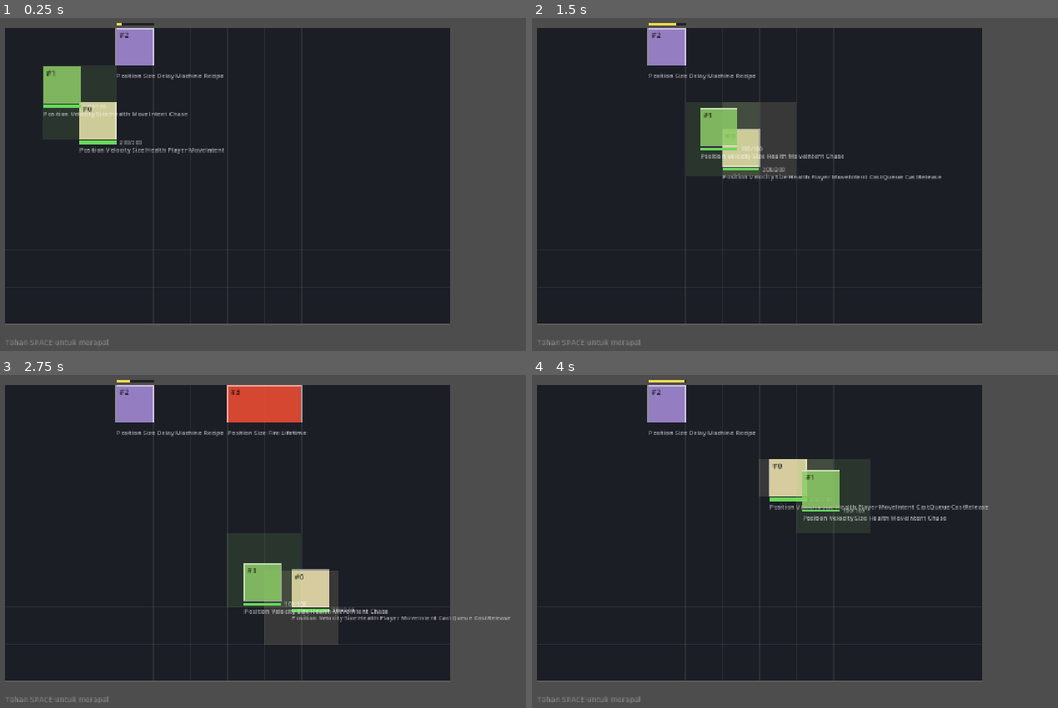
Above: before the commit, frames 1-4 (two rows, left to right).
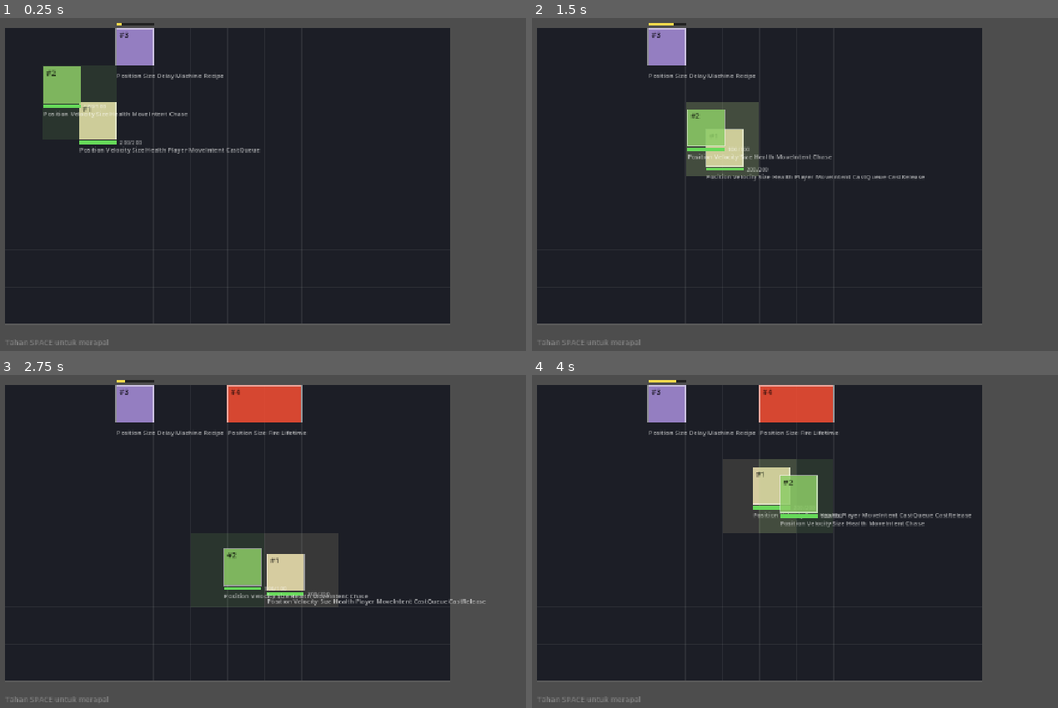
Above: after the commit, the same moments.

Repository: Ahingg/amalgaform
Game: Godot game, scene res://view/main.tscn
Two runs of this game, one before a commit and one after it. Both use one fixed random seed, a clock stepped at 60 frames per second and the inputs below.
Inputs (mouse positions are in pixels of both pictures, inside the frame that each line leads up to):
- Up to frame 1 (0.25 s): no input
- Up to frame 2 (1.5 s): tap Enter at 0.5 s; move the mouse to (989, 167) at 0.52 s; hold D 0.53-1.28 s; tap J at 0.6 s; click (989, 167) at 0.67 s; tap Space at 0.77, 1.07 s; tap K at 0.8, 1.35 s; move the mouse to (710, 207) at 1.27 s; hold S from 1.28 s (still down)
- Up to frame 3 (2.75 s): tap Space at 1.52, 1.82, 2.3 s; tap L at 1.55, 2.1 s; move the mouse to (378, 461) at 2.02 s; release S at 2.03 s; hold D from 2.03 s (still down)
- Up to frame 4 (4 s): move the mouse to (810, 621) at 2.77 s; release D at 2.78 s; hold W 2.78-3.53 s; tap Space at 2.85, 3.02, 3.32, 3.77 s; click (810, 621) at 2.92 s; tap J at 3.05, 3.6 s; move the mouse to (1042, 601) at 3.52 s; hold A from 3.53 s (still down); tap K at 3.8 s

The runs differ from the first frame. In frame 1, less than 0.1% of the frame differs, in the area x 9-50%, y 4-41%; in frame 2, 3.7%; in frame 3, 5.5%; in frame 4, 6.7%, in the area x 23-87%, y 1-48%.

Commit message:
Satu sumber untuk konstanta, dan CastRelease membawa rune-nya sendiri
sim/tuning.gd — semua angka yang mengubah rasa main: SLOW_MIN/SLOW_TAU,
CAST_BASE/CAST_PER_RUNE, kecepatan player & musuh, durasi Wet dan i-frame.
Tinggal di sim/ karena mereka aturan, bukan tampilan. view/ ikut membacanya
supaya pratinjau waktu rapal tidak pernah berbohong soal biaya sebenarnya.

view/view_config.gd — nama komponen, palet, urutan badge, peta tombol rune.
Nama komponen tetap string mentah (bukan Comp.XXX) supaya view tidak pernah
jadi penyebab sim gagal di-parse.

CastRelease sekarang membawa {"runes": [...]} sendiri. Konsekuensinya musuh
bisa merapal cukup dengan menempelkan komponen itu — tanpa punya antrian, dan
tanpa satu pun percabangan player/musuh di CastSystem. Prinsip umumnya:
komponen kejadian sebaiknya membawa semua yang dibutuhkan untuk diproses.

_cancel mengosongkan antrian, bukan mencabutnya. Mencabut akan menghapus
satu-satunya entity yang bisa mengembalikan time_scale ke 1.0, dan dunia akan
tetap melambat selamanya.

Diverifikasi lolos parse lewat Godot headless.

Co-Authored-By: Claude Opus 5 <noreply@anthropic.com>
Claude-Session: https://claude.ai/code/session_01Qk43F2z5yDt92vTyEtoTz3

Diff:
--- a/challenge-6/sim/comp.gd
+++ b/challenge-6/sim/comp.gd
@@ -25,3 +25,8 @@
 const MOVE_INTENT := "MoveIntent"
 const SPEED := "Speed"
 const CHASE := "Chase"
+
+const CAST_QUEUE := "CastQueue"
+const CAST_RELEASE := "CastRelease"
+const ROUND := "Round"
+const TIME_SCALE := "TimeScale"
--- a/challenge-6/sim/components/make.gd
+++ b/challenge-6/sim/components/make.gd
@@ -45,3 +45,13 @@
 
 static func move_intent(x: float, y: float) -> Dictionary:
 	return {"x": x, "y": y}
+
+
+static func cast_queue() -> Dictionary:
+	return {"runes": [], "open": false, "open_time": 0.0}
+
+static func cast_release() -> Dictionary:
+	return {}
+
+static func time_scale() -> Dictionary:
+	return {"value": 1.0}
--- /dev/null
+++ b/challenge-6/sim/helper/round_state.gd
@@ -0,0 +1,11 @@
+class_name RoundState
+extends RefCounted
+
+
+static func time_scale(world: World) -> float:
+
+	var entities := world.get_entities_with_comp([Comp.ROUND, Comp.TIME_SCALE])
+	if entities.is_empty():
+		return 1.0
+
+	return world.get_component_value(Comp.TIME_SCALE, entities[0])["value"]
--- a/challenge-6/sim/spawn.gd
+++ b/challenge-6/sim/spawn.gd
@@ -72,4 +72,11 @@
 	world.attach_component(Comp.HEALTH, e, Make.health(hp))
 	world.attach_component(Comp.VELOCITY, e, Make.velocity(0.0, 0.0))
 	world.attach_component(Comp.SPEED, e, Make.speed(speed))
+	world.attach_component(Comp.CAST_QUEUE, e, Make.cast_queue())
 	return e
+
+static func round(world: World) -> int:
+	var e := world.add_entity()
+	world.attach_component(Comp.ROUND, e)
+	world.attach_component(Comp.TIME_SCALE, e, Make.time_scale())
+	return e
--- /dev/null
+++ b/challenge-6/sim/systems/cast_system.gd
@@ -0,0 +1,19 @@
+class_name CastSystem
+extends RefCounted
+
+static func process(world: World, delta: float) -> void:
+	var entities := world.get_entities_with_comp([Comp.CAST_QUEUE])
+	var round_id := world.get_entities_with_comp([Comp.ROUND, Comp.TIME_SCALE])
+	if round_id.is_empty():
+		return
+
+	var time_scale := world.get_component_value(Comp.TIME_SCALE, round_id[0])
+
+	for e in entities:
+		var queue := world.get_component_value(Comp.CAST_QUEUE, e)
+		if queue["open"] == true:
+			queue["open_time"] = queue.get("open_time", 0.0) + delta
+			var scale := 1.0 - (1.0 - 0.12) * exp(-queue["open_time"] / 0.8)
+			time_scale["value"] = scale
+			continue
+		time_scale["value"] = 1.0
--- a/challenge-6/sim/systems/sys_manager.gd
+++ b/challenge-6/sim/systems/sys_manager.gd
@@ -2,12 +2,14 @@
 extends RefCounted
 
 static func process(world: World, delta: float) -> void:
-	TimerSystem.process(world, delta)
-	MachineSystem.process(world, delta)
-	ChaseSystem.process(world, delta)
-	IntentSystem.process(world, delta)
-	MoveSystem.process(world, delta)
-	FireContactSystem.process(world, delta)
-	BurnSystem.process(world, delta)
-	DamageSystem.process(world, delta)
-	DeadSystem.process(world, delta)
+	CastSystem.process(world, delta)
+	var sdelta := delta * RoundState.time_scale(world)
+	TimerSystem.process(world, sdelta)
+	MachineSystem.process(world, sdelta)
+	ChaseSystem.process(world, sdelta)
+	IntentSystem.process(world, sdelta)
+	MoveSystem.process(world, sdelta)
+	FireContactSystem.process(world, sdelta)
+	BurnSystem.process(world, sdelta)
+	DamageSystem.process(world, sdelta)
+	DeadSystem.process(world, sdelta)
--- /dev/null
+++ b/challenge-6/sim/tuning.gd
@@ -0,0 +1,52 @@
+class_name Tuning
+extends RefCounted
+
+# ============================================================================
+# GAME NUMBERS — one source of truth
+#
+# Every number here changes how the game FEELS. They live in sim/ because they
+# are rules, not presentation. The view layer reads them so it can display them
+# honestly (a cast-time readout that disagrees with the real cast time is worse
+# than no readout at all).
+#
+# Rule: if a number appears in more than one file, it belongs here.
+# ============================================================================
+
+# --- casting ----------------------------------------------------------------
+
+# Slow motion while the rune queue is open, decaying back to normal:
+#     scale(t) = 1.0 - (1.0 - SLOW_MIN) * exp(-t / SLOW_TAU)
+#
+# SLOW_TAU is the single most important feel knob in the game: it decides how
+# much real thinking time the player gets before the world speeds back up.
+#   0.4 = tighter, punishes hesitation harder
+#   0.8 = roomier, more forgiving
+const SLOW_MIN := 0.12
+const SLOW_TAU := 0.6
+
+# Time to release a spell, in normal time — this is the cost that makes short
+# chants worth discovering.
+#     cast_time = CAST_BASE + CAST_PER_RUNE * rune_count
+const CAST_BASE := 0.25
+const CAST_PER_RUNE := 0.25
+
+const MAX_RUNES := 4
+
+
+# --- movement ---------------------------------------------------------------
+
+# The enemy MUST be slower than the player, otherwise kiting is impossible and
+# the whole casting window stops mattering. Aim for 60-75% of player speed.
+const PLAYER_SPEED := 4.0
+const ENEMY_SPEED := 2.6
+
+
+# --- combat -----------------------------------------------------------------
+
+const INVULNERABLE_TIME := 0.5
+
+# Wet: how much it slows, and for how long. This is the reward for discovering
+# that damage is exposure time — too small and the discovery feels flat, too
+# large and fire alone becomes pointless.
+const WET_FACTOR := 0.5
+const WET_DURATION := 2.0
--- a/challenge-6/view/cast_ui.gd
+++ b/challenge-6/view/cast_ui.gd
@@ -1,70 +1,9 @@
 class_name CastUI
 extends Node2D
 
-# ============================================================================
-# CASTING — input + panel
-#
-# Same deal as the old AssemblyUI: this writes into World, so it is an input
-# layer, not part of the read-only view. The rule it plays by: it records only
-# WHAT THE PLAYER DID, and holds no game rules.
-#
-# It does not know what a rune means. It does not know what Fire + Wind makes.
-# It does not advance time. All of that is sim's.
-#
-# CONTRACT with sim/:
-#   writes on the entity tagged "Player":
-#     CastQueue = {"runes": ["Fire", "Water"], "open": true}
-#     CastRelease                      (marker, no data, one frame)
-#
-#   reads, if sim chooses to provide it:
-#     CastQueue["open_time"]  — seconds the queue has been open, in sim time.
-#                               Only used to draw the closing-window bar. The
-#                               panel stays correct without it.
-#
-# sim/ still owns CastSystem: accumulating open_time, computing time_scale, and
-# translating runes into a spell on release. Those are game rules.
-#
-# Controls: hold SPACE to open, J/K/L to queue fire/water/wind, release to cast,
-# ESC to cancel without casting.
-# ============================================================================
-
-const COMP_PLAYER := "Player"
-const COMP_CAST_QUEUE := "CastQueue"
-const COMP_CAST_RELEASE := "CastRelease"
-
-const MAX_RUNES := 4
-
-# Mirrors the numbers in DESIGN.md so the panel can preview the cost of the
-# queue being built. sim/ owns the real values; this is a readout, not a rule.
-const CAST_BASE := 0.25
-const CAST_PER_RUNE := 0.25
-
-# Curve constants, likewise only for drawing the window bar.
-const SLOW_MIN := 0.12
-const SLOW_TAU := 0.6
-
-# J/K/L, not 1/2/3: the left hand never leaves WASD, so the runes have to sit
-# under the right hand.
-const RUNE_KEYS := {
-	KEY_J: "Fire",
-	KEY_K: "Water",
-	KEY_L: "Wind",
-}
-
-const RUNE_COLORS := {
-	"Fire": Color(0.95, 0.3, 0.2),
-	"Water": Color(0.25, 0.6, 1.0),
-	"Wind": Color(0.4, 0.85, 0.75),
-}
-
-# The first rune decides the shape of the spell. Naming it on screen the moment
-# it is queued is feedback on what the player is holding — not a recipe list.
-# The player still has to find out what each shape is good for.
-const FORM_OF := {
-	"Fire": "PELURU",
-	"Water": "GENANGAN",
-	"Wind": "KERUCUT",
-}
+# Component names and palette come from ViewConfig; gameplay numbers from
+# Tuning. Nothing tunable is defined in this file.
+
 
 var _font: Font
 
@@ -107,15 +46,15 @@
 	if key == KEY_ESCAPE:
 		_cancel(world, player)
 		get_viewport().set_input_as_handled()
-	elif RUNE_KEYS.has(key):
-		_queue_rune(world, player, RUNE_KEYS[key])
+	elif ViewConfig.RUNE_KEYS.has(key):
+		_queue_rune(world, player, ViewConfig.RUNE_KEYS[key])
 		get_viewport().set_input_as_handled()
 
 
 func _open(world, player: int) -> void:
 	# Attached fresh rather than reusing an old one, so a queue can never carry
 	# leftovers from the previous cast.
-	world.attach_component(COMP_CAST_QUEUE, player, {"runes": [], "open": true})
+	world.attach_component(ViewConfig.CAST_QUEUE, player, {"runes": [], "open": true})
 
 
 func _queue_rune(world, player: int, rune: String) -> void:
@@ -123,7 +62,7 @@
 	if q.is_empty() or not q.get("open", false):
 		return
 	var runes: Array = q["runes"]
-	if runes.size() >= MAX_RUNES:
+	if runes.size() >= Tuning.MAX_RUNES:
 		return
 	# Appended, never de-duplicated: the same rune twice is a louder spell, and
 	# order is part of the grammar.
@@ -135,14 +74,27 @@
 	if q.is_empty() or not q.get("open", false):
 		return
 	q["open"] = false
-	# An event component, exactly like Damaged: sim consumes it and detaches it
-	# in the same frame. This layer never decides what the runes mean.
-	world.attach_component(COMP_CAST_RELEASE, player, {})
+	# The event carries its own payload, so whoever consumes it never has to go
+	# hunting for context. That is what lets an enemy cast by attaching this
+	# component directly, with no queue of its own and no branching in sim.
+	# duplicate(): the queue is detached moments later, and the event must not
+	# be holding a reference to something about to be thrown away.
+	var runes: Array = q.get("runes", [])
+	world.attach_component(ViewConfig.CAST_RELEASE, player,
+		{"runes": runes.duplicate()})
 
 
 func _cancel(world, player: int) -> void:
-	if world.entity_have_component(COMP_CAST_QUEUE, player):
-		world.detach_component(COMP_CAST_QUEUE, player)
+	# Emptied, not detached. Spawn.player gives every caster a permanent
+	# CastQueue, and CastSystem resets time_scale from inside its loop over
+	# casters — detaching here would remove the only entity that can put the
+	# world back to normal speed, and time would stay slowed forever.
+	var q := _queue(world, player)
+	if q.is_empty():
+		return
+	q["open"] = false
+	q["runes"] = []
+	q["open_time"] = 0.0
 
 
 # --- lookups -----------------------------------------------------------------
@@ -158,15 +110,15 @@
 
 
 func _player(world) -> int:
-	var query: Array[String] = [COMP_PLAYER]
+	var query: Array[String] = [ViewConfig.PLAYER]
 	var ids: Array[int] = world.get_entities_with_comp(query)
 	return -1 if ids.is_empty() else ids[0]
 
 
 func _queue(world, player: int) -> Dictionary:
-	if not world.entity_have_component(COMP_CAST_QUEUE, player):
+	if not world.entity_have_component(ViewConfig.CAST_QUEUE, player):
 		return {}
-	return world.get_component_value(COMP_CAST_QUEUE, player)
+	return world.get_component_value(ViewConfig.CAST_QUEUE, player)
 
 
 # --- drawing -----------------------------------------------------------------
@@ -198,7 +150,7 @@
 	var box := Vector2(52, 52)
 	var gap := 8.0
 
-	for i in MAX_RUNES:
+	for i in Tuning.MAX_RUNES:
 		var at := origin + Vector2(i * (box.x + gap), 0)
 		var rect := Rect2(at, box)
 
@@ -208,7 +160,7 @@
 			continue
 
 		var rune: String = runes[i]
-		var col: Color = RUNE_COLORS.get(rune, Color.WHITE)
+		var col: Color = ViewConfig.color_of(rune)
 		draw_rect(rect, Color(col.r, col.g, col.b, 0.8), true)
 		draw_rect(rect, Color(1, 1, 1, 0.65), false, 1.5)
 		draw_string(_font, at + Vector2(7, 32), rune.substr(0, 2).to_upper(),
@@ -217,7 +169,7 @@
 		# The first slot is marked because it is structurally different: it
 		# decides the shape, the rest only decide the contents.
 		if i == 0:
-			draw_string(_font, at + Vector2(1, -6), "WUJUD",
+			draw_string(_font, at + Vector2(1, -6), "FORM",
 				HORIZONTAL_ALIGNMENT_LEFT, -1, 10, Color(1, 1, 1, 0.55))
 
 
@@ -227,8 +179,8 @@
 			HORIZONTAL_ALIGNMENT_LEFT, -1, 13, Color(1, 1, 1, 0.4))
 		return
 
-	var form: String = FORM_OF.get(runes[0], "?")
-	var cast_time: float = CAST_BASE + CAST_PER_RUNE * runes.size()
+	var form: String = ViewConfig.FORM_OF.get(runes[0], "?")
+	var cast_time: float = Tuning.CAST_BASE + Tuning.CAST_PER_RUNE * runes.size()
 
 	draw_string(_font, at, "%s   ·   lepas %.2fs" % [form, cast_time],
 		HORIZONTAL_ALIGNMENT_LEFT, -1, 14, Color(1, 0.92, 0.7, 0.9))
@@ -238,9 +190,9 @@
 # still deeply slowed, draining as the world speeds back up — so hesitation is
 # something the player can watch happening to them.
 func _draw_window_bar(at: Vector2, open_time: float) -> void:
-	var scale: float = 1.0 - (1.0 - SLOW_MIN) * exp(-open_time / SLOW_TAU)
-	var left: float = clampf(1.0 - (scale - SLOW_MIN) / (1.0 - SLOW_MIN), 0.0, 1.0)
-	var width := 4.0 * 52.0 + 3.0 * 8.0
+	var scale: float = 1.0 - (1.0 - Tuning.SLOW_MIN) * exp(-open_time / Tuning.SLOW_TAU)
+	var left: float = clampf(1.0 - (scale - Tuning.SLOW_MIN) / (1.0 - Tuning.SLOW_MIN), 0.0, 1.0)
+	var width := Tuning.MAX_RUNES * 52.0 + (Tuning.MAX_RUNES - 1) * 8.0
 
 	draw_rect(Rect2(at, Vector2(width, 6)), Color(0, 0, 0, 0.5), true)
 	var col := Color(0.6, 0.9, 1.0).lerp(Color(1.0, 0.35, 0.3), 1.0 - left)
--- a/challenge-6/view/main.gd
+++ b/challenge-6/view/main.gd
@@ -6,7 +6,6 @@
 # the World to draw it.
 
 var world: World
-
 
 func _ready() -> void:
 	build_round()
@@ -20,12 +19,14 @@
 # to be: throw the World away, call this again.
 func build_round() -> void:
 	world = World.new()
+	Spawn.round(world)
+
 	Spawn.player(world, 2.0, 2.0, 200)
 	Spawn.enemy(world, 0.5, 0.5, 100)
 #
 	Spawn.machine(world, 3.0, 0.0, 2.0, {
 		Comp.FIRE: Make.fire(5),
-		Comp.POSITION: Make.position(3.0, 0.0),   # relative to the machine
+		Comp.POSITION: Make.position(3.0, 0.0)	,   # relative to the machine
 		Comp.SIZE: Make.size(2.0, 1.0),
 		Comp.LIFETIME: Make.lifetime(1.5),
 	})
--- a/challenge-6/view/player_input.gd
+++ b/challenge-6/view/player_input.gd
@@ -19,8 +19,7 @@
 # design decision, so it is not written here.
 # ============================================================================
 
-const COMP_PLAYER := "Player"
-const COMP_MOVE_INTENT := "MoveIntent"
+# Component names come from ViewConfig.
 
 
 func _physics_process(_delta: float) -> void:
@@ -28,7 +27,7 @@
 	if world == null:
 		return
 
-	var query: Array[String] = [COMP_PLAYER]
+	var query: Array[String] = [ViewConfig.PLAYER]
 	var players: Array[int] = world.get_entities_with_comp(query)
 	if players.is_empty():
 		return
@@ -40,12 +39,12 @@
 		# keypress would leave the last direction stuck in the component after
 		# the key is released, and the wizard would drift forever. "No input"
 		# is a statement that has to be made out loud.
-		if world.entity_have_component(COMP_MOVE_INTENT, id):
-			var intent: Dictionary = world.get_component_value(COMP_MOVE_INTENT, id)
+		if world.entity_have_component(ViewConfig.MOVE_INTENT, id):
+			var intent: Dictionary = world.get_component_value(ViewConfig.MOVE_INTENT, id)
 			intent["x"] = dir.x
 			intent["y"] = dir.y
 		else:
-			world.attach_component(COMP_MOVE_INTENT, id, {"x": dir.x, "y": dir.y})
+			world.attach_component(ViewConfig.MOVE_INTENT, id, {"x": dir.x, "y": dir.y})
 
 
 func _read_direction() -> Vector2:
--- a/challenge-6/view/renderer.gd
+++ b/challenge-6/view/renderer.gd
@@ -14,35 +14,9 @@
 #
 # Raw strings are used here on purpose instead of Comp.XXX, so that this file
 # can never break sim/ parsing if a constant is missing or renamed.
-# To make a new component show up as a badge, add it to BADGE_ORDER.
+# To make a new component show up as a badge, add it to ViewConfig.BADGE_ORDER.
 # ============================================================================
 
-const COMP_POSITION := "Position"
-const COMP_SIZE := "Size"
-const COMP_DELAY := "Delay"
-const COMP_INVULNERABLE := "Invulnerable"
-const COMP_HEALTH := "Health"
-
-# Order matters: the first matching component wins the color.
-const COMPONENT_COLORS := {
-	"Player": Color(0.95, 0.9, 0.7),
-	"Burn": Color(1.0, 0.45, 0.15),
-	"Fire": Color(0.95, 0.3, 0.2),
-	"Water": Color(0.25, 0.6, 1.0),
-	"Wind": Color(0.4, 0.85, 0.75),
-	"Damaged": Color(1.0, 0.85, 0.2),
-	"Machine": Color(0.65, 0.55, 0.85),
-	"Health": Color(0.55, 0.8, 0.4),
-}
-
-# Component names printed under each entity, so you can see what shape that
-# entity currently has. This is the most useful ECS debugging tool here.
-const BADGE_ORDER := [
-	"Position", "Velocity", "Size", "Delay", "Fire", "Water", "Wind",
-	"Burn", "Damaged", "Health", "Invulnerable",
-	"Machine", "Recipe", "Lifetime", "Dead",
-	"Player", "MoveIntent", "Chase", "CastQueue", "CastRelease",
-]
 
 @export var grid_width: int = 12
 @export var grid_height: int = 8
@@ -77,11 +51,11 @@
 		_draw_message("No World on Main yet. Renderer is waiting.")
 		return
 
-	var query: Array[String] = [COMP_POSITION]
+	var query: Array[String] = [ViewConfig.POSITION]
 	var ids: Array[int] = world.get_entities_with_comp(query)
 
 	if ids.is_empty():
-		_draw_message("No entity has the \"%s\" component yet." % COMP_POSITION)
+		_draw_message("No entity has the \"%s\" component yet." % ViewConfig.POSITION)
 		return
 
 	for id in ids:
@@ -135,14 +109,14 @@
 
 
 func _draw_entity(world, id: int) -> void:
-	var pos: Dictionary = world.get_component_value(COMP_POSITION, id)
+	var pos: Dictionary = world.get_component_value(ViewConfig.POSITION, id)
 	var px: float = float(pos.get("x", 0.0))
 	var py: float = float(pos.get("y", 0.0))
 
 	var w := 1.0
 	var h := 1.0
-	if world.entity_have_component(COMP_SIZE, id):
-		var s: Dictionary = world.get_component_value(COMP_SIZE, id)
+	if world.entity_have_component(ViewConfig.SIZE, id):
+		var s: Dictionary = world.get_component_value(ViewConfig.SIZE, id)
 		w = float(s.get("w", 1.0))
 		h = float(s.get("h", 1.0))
 
@@ -160,8 +134,8 @@
 	# when it can be hurt again. Blink is driven by the component's own elapsed
 	# value, not by wall-clock time, so it stays in step with the simulation.
 	var alpha := 0.85
-	if world.entity_have_component(COMP_INVULNERABLE, id):
-		var inv: Dictionary = world.get_component_value(COMP_INVULNERABLE, id)
+	if world.entity_have_component(ViewConfig.INVULNERABLE, id):
+		var inv: Dictionary = world.get_component_value(ViewConfig.INVULNERABLE, id)
 		var t: float = float(inv.get("elapsed", 0.0))
 		alpha = 0.85 if fmod(t, 0.16) < 0.08 else 0.2
 
@@ -169,13 +143,13 @@
 	draw_rect(rect, Color(1, 1, 1, 0.5), false, 1.5)
 
 	# Delay is drawn as a progress bar above the entity.
-	if world.entity_have_component(COMP_DELAY, id):
+	if world.entity_have_component(ViewConfig.DELAY, id):
 		_draw_delay_bar(world, id, top_left, size.x)
 
 	draw_string(_font, top_left + Vector2(5, 16), "#%d" % id,
 		HORIZONTAL_ALIGNMENT_LEFT, -1, 13, Color(0, 0, 0, 0.75))
 
-	if world.entity_have_component(COMP_HEALTH, id):
+	if world.entity_have_component(ViewConfig.HEALTH, id):
 		_draw_health_bar(world, id, top_left + Vector2(0, size.y + 3), size.x)
 
 	if show_badges:
@@ -186,7 +160,7 @@
 
 
 func _draw_health_bar(world, id: int, at: Vector2, width_px: float) -> void:
-	var hp: Dictionary = world.get_component_value(COMP_HEALTH, id)
+	var hp: Dictionary = world.get_component_value(ViewConfig.HEALTH, id)
 	var max_hp: float = float(hp.get("max", 0.0))
 	if max_hp <= 0.0:
 		return
@@ -212,7 +186,7 @@
 
 
 func _draw_delay_bar(world, id: int, top_left: Vector2, width_px: float) -> void:
-	var d: Dictionary = world.get_component_value(COMP_DELAY, id)
+	var d: Dictionary = world.get_component_value(ViewConfig.DELAY, id)
 	var duration: float = float(d.get("duration", 0.0))
 	if duration <= 0.0:
 		return
@@ -225,15 +199,15 @@
 
 
 func _color_for(world, id: int) -> Color:
-	for comp_name in COMPONENT_COLORS:
+	for comp_name in ViewConfig.COLORS:
 		if world.entity_have_component(comp_name, id):
-			return COMPONENT_COLORS[comp_name]
-	return Color(0.75, 0.75, 0.8)
+			return ViewConfig.COLORS[comp_name]
+	return ViewConfig.NEUTRAL
 
 
 func _component_badges(world, id: int) -> String:
 	var owned: Array[String] = []
-	for comp_name in BADGE_ORDER:
+	for comp_name in ViewConfig.BADGE_ORDER:
 		if world.entity_have_component(comp_name, id):
 			owned.append(comp_name)
 	return " ".join(owned)
--- /dev/null
+++ b/challenge-6/view/view_config.gd
@@ -0,0 +1,81 @@
+class_name ViewConfig
+extends RefCounted
+
+# ============================================================================
+# VIEW CONSTANTS — one source of truth for everything view/ draws with
+#
+# Component names are kept as raw strings here rather than pointing at Comp.
+# That is deliberate: view/ must never be the reason sim/ fails to parse, and
+# a renaming spree in sim should degrade the picture, not kill the game.
+# The cost is that this list has to be kept in step by hand — cheap, because
+# these names change far less often than the numbers in sim/tuning.gd.
+#
+# Numbers that affect gameplay do NOT live here. They live in Tuning.
+# ============================================================================
+
+# --- component names ---------------------------------------------------------
+
+const POSITION := "Position"
+const SIZE := "Size"
+const HEALTH := "Health"
+const DELAY := "Delay"
+const INVULNERABLE := "Invulnerable"
+const PLAYER := "Player"
+const MOVE_INTENT := "MoveIntent"
+const CAST_QUEUE := "CastQueue"
+const CAST_RELEASE := "CastRelease"
+
+const FIRE := "Fire"
+const WATER := "Water"
+const WIND := "Wind"
+
+
+# --- palette -----------------------------------------------------------------
+
+# Order matters: the first component an entity has wins the colour.
+const COLORS := {
+	"Player": Color(0.95, 0.9, 0.7),
+	"Burn": Color(1.0, 0.45, 0.15),
+	"Fire": Color(0.95, 0.3, 0.2),
+	"Water": Color(0.25, 0.6, 1.0),
+	"Wind": Color(0.4, 0.85, 0.75),
+	"Damaged": Color(1.0, 0.85, 0.2),
+	"Machine": Color(0.65, 0.55, 0.85),
+	"Health": Color(0.55, 0.8, 0.4),
+}
+
+const NEUTRAL := Color(0.75, 0.75, 0.8)
+
+
+# Component names printed under each entity, so the shape of an entity is
+# visible while it changes. The most useful ECS debugging tool in the project.
+const BADGE_ORDER := [
+	"Position", "Velocity", "Size", "Delay", "Fire", "Water", "Wind",
+	"Burn", "Damaged", "Health", "Invulnerable", "Wet",
+	"Machine", "Recipe", "Lifetime", "Dead",
+	"Player", "MoveIntent", "Chase", "CastQueue", "CastRelease", "Knockback",
+]
+
+
+# --- casting input -----------------------------------------------------------
+
+# J/K/L, not 1/2/3: the left hand never leaves WASD, so the runes have to sit
+# under the right hand.
+const RUNE_KEYS := {
+	KEY_J: "Fire",
+	KEY_K: "Water",
+	KEY_L: "Wind",
+}
+
+# The first rune decides the shape of the spell. Naming it on screen the moment
+# it is queued is feedback on what the player is holding — not a recipe list.
+# The player still has to find out what each shape is good for.
+const FORM_OF := {
+	"Fire": "BULLET",
+	"Water": "PUDDLE",
+	"Wind": "CONE",
+}
+
+
+static func color_of(name: String) -> Color:
+	return COLORS.get(name, NEUTRAL)
Not shown, added: challenge-6/sim/helper/round_state.gd.uid
Not shown, added: challenge-6/sim/systems/cast_system.gd.uid
Not shown, added: challenge-6/sim/tuning.gd.uid
Not shown, added: challenge-6/view/view_config.gd.uid
